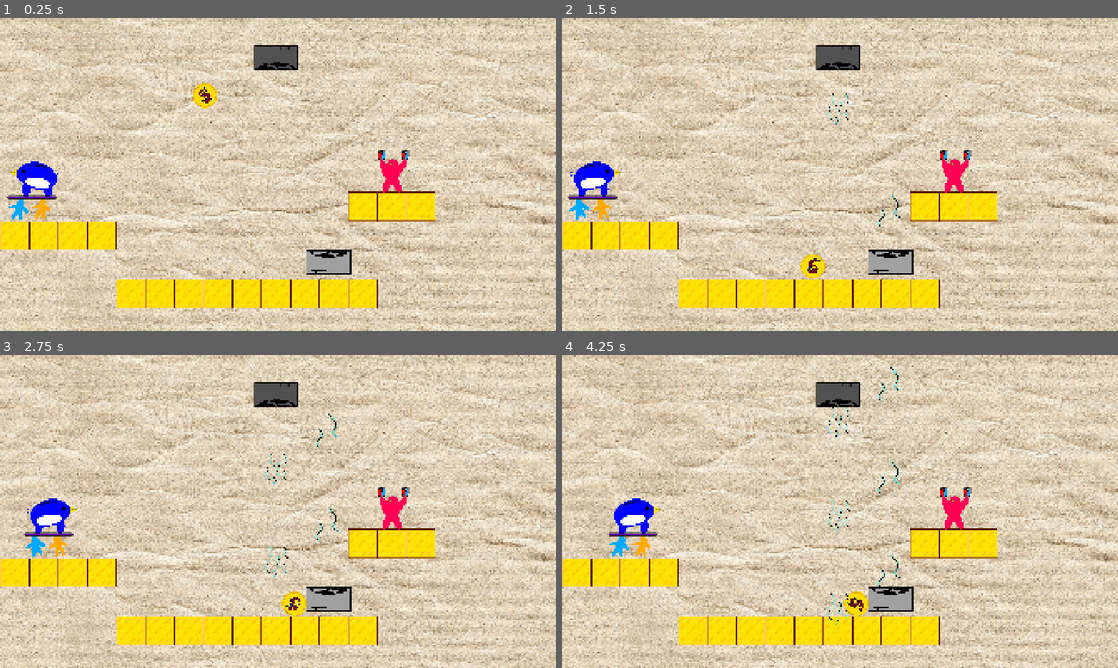
Above: before the commit, frames 1-4 (two rows, left to right).
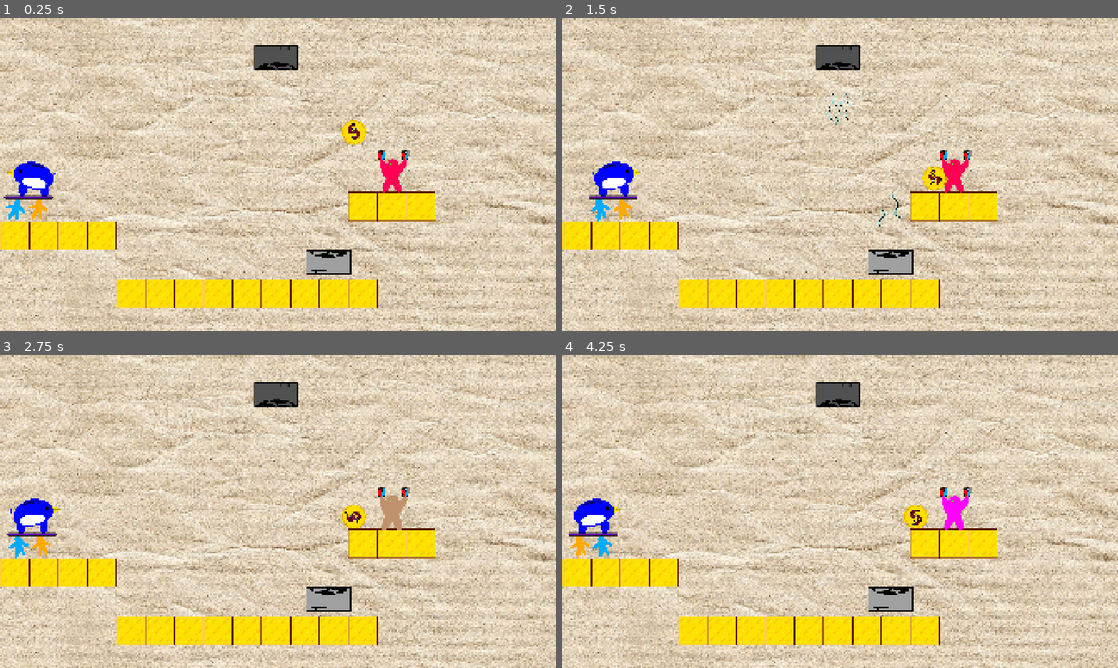
Above: after the commit, the same moments.

Repository: vempr/piggy-b
Game: Godot game, scene res://scenes/level.tscn
Two runs of this game, one before a commit and one after it. Both use one fixed random seed, a clock stepped at 60 frames per second and the inputs below.
Inputs (mouse positions are in pixels of both pictures, inside the frame that each line leads up to):
- Up to frame 1 (0.25 s): no input
- Up to frame 2 (1.5 s): tap Enter at 0.5 s; move the mouse to (962, 158) at 0.52 s; press the mouse at (962, 158) at 0.53 s; move the mouse to (728, 190) at 1.27 s; release the mouse at (728, 190) at 1.28 s; click (728, 190) at 1.35 s
- Up to frame 3 (2.75 s): move the mouse to (333, 442) at 2.02 s; press the mouse at (333, 442) at 2.03 s
- Up to frame 4 (4.25 s): move the mouse to (812, 574) at 2.77 s; release the mouse at (812, 574) at 2.78 s; click (812, 574) at 2.85 s; move the mouse to (1006, 558) at 3.52 s; press the mouse at (1006, 558) at 3.53 s

The runs differ from the first frame. In frame 1, 1.1% of the frame differs, in the area x 0-66%, y 20-65%; in frame 2, 1.8%; in frame 3, 2.4%; in frame 4, 3.1%, in the area x 1-74%, y 3-87%.

Commit message:
enemies: heidi and orpheus randomly spawn outside of viewport and slowly approach coin, coin touches enemy = dead

Diff:
--- a/project.godot
+++ b/project.godot
@@ -17,7 +17,6 @@
 
 [autoload]
 
-GameState="*res://scripts/game_state.gd"
 GLOBAL="*res://scripts/GLOBAL.gd"
 
 [display]
--- a/scenes/coin.tscn
+++ b/scenes/coin.tscn
@@ -10,8 +10,8 @@
 radius = 47.0
 
 [node name="Coin" type="RigidBody2D"]
-collision_layer = 3
-collision_mask = 2
+collision_layer = 19
+collision_mask = 18
 script = ExtResource("1_i64fm")
 
 [node name="Sprite2D" type="Sprite2D" parent="."]
--- /dev/null
+++ b/scenes/enemies/heidi.tscn
@@ -0,0 +1,60 @@
+[gd_scene load_steps=7 format=3 uid="uid://brsic78a0xobd"]
+
+[ext_resource type="Script" uid="uid://cabmi0wue5j3y" path="res://scripts/enemy.gd" id="1_soh2n"]
+[ext_resource type="Texture2D" uid="uid://ba6iuhh3vlvi5" path="res://assets/heidi.png" id="2_soh2n"]
+[ext_resource type="Texture2D" uid="uid://ymj66jwbwapm" path="res://assets/heidi-hit.png" id="3_7uk8w"]
+
+[sub_resource type="CapsuleShape2D" id="CapsuleShape2D_wtx0o"]
+radius = 269.608
+height = 1309.8
+
+[sub_resource type="RectangleShape2D" id="RectangleShape2D_wt2c8"]
+size = Vector2(155.888, 325.473)
+
+[sub_resource type="CircleShape2D" id="CircleShape2D_wt2c8"]
+radius = 272.029
+
+[node name="Heidi" type="RigidBody2D"]
+z_index = 5
+collision_layer = 0
+collision_mask = 0
+gravity_scale = 0.0
+script = ExtResource("1_soh2n")
+
+[node name="Sprite" type="Sprite2D" parent="."]
+position = Vector2(-811, 27.0001)
+scale = Vector2(0.8, 0.8)
+texture = ExtResource("2_soh2n")
+
+[node name="HitSprite" type="Sprite2D" parent="."]
+position = Vector2(-811, 27.0001)
+scale = Vector2(0.8, 0.8)
+texture = ExtResource("3_7uk8w")
+
+[node name="Area2D" type="Area2D" parent="."]
+collision_layer = 16
+collision_mask = 16
+
+[node name="CollisionShape2D" type="CollisionShape2D" parent="Area2D"]
+position = Vector2(-969, 29)
+rotation = 1.5708
+scale = Vector2(1.02, 1.02)
+shape = SubResource("CapsuleShape2D_wtx0o")
+
+[node name="CollisionShape2D2" type="CollisionShape2D" parent="Area2D"]
+position = Vector2(-183, -39.5029)
+rotation = 1.57079
+scale = Vector2(1.02, 1.02)
+shape = SubResource("RectangleShape2D_wt2c8")
+
+[node name="CollisionShape2D3" type="CollisionShape2D" parent="Area2D"]
+position = Vector2(-379, 0)
+shape = SubResource("CircleShape2D_wt2c8")
+
+[connection signal="body_entered" from="." to="." method="_on_body_entered"]
+[connection signal="body_shape_entered" from="." to="." method="_on_body_shape_entered"]
+[connection signal="mouse_entered" from="." to="." method="_on_mouse_entered"]
+[connection signal="mouse_exited" from="." to="." method="_on_mouse_exited"]
+[connection signal="body_entered" from="Area2D" to="." method="_on_area_2d_body_entered"]
+[connection signal="mouse_entered" from="Area2D" to="." method="_on_area_2d_mouse_entered"]
+[connection signal="mouse_exited" from="Area2D" to="." method="_on_area_2d_mouse_exited"]
--- /dev/null
+++ b/scenes/enemies/orpheus.tscn
@@ -0,0 +1,60 @@
+[gd_scene load_steps=7 format=3 uid="uid://c3meg45t5ej3j"]
+
+[ext_resource type="Script" uid="uid://cabmi0wue5j3y" path="res://scripts/enemy.gd" id="1_wt2c8"]
+[ext_resource type="Texture2D" uid="uid://d3ldye2hx1bv4" path="res://assets/orpheus.png" id="1_wtx0o"]
+[ext_resource type="Texture2D" uid="uid://d1jm8b8p0e5ue" path="res://assets/orpheus-hit.png" id="2_wt2c8"]
+
+[sub_resource type="CapsuleShape2D" id="CapsuleShape2D_wtx0o"]
+radius = 141.176
+height = 1309.8
+
+[sub_resource type="RectangleShape2D" id="RectangleShape2D_wt2c8"]
+size = Vector2(103.933, 334.377)
+
+[sub_resource type="CircleShape2D" id="CircleShape2D_wt2c8"]
+radius = 154.081
+
+[node name="Orpheus" type="RigidBody2D"]
+z_index = 5
+collision_layer = 0
+collision_mask = 0
+gravity_scale = 0.0
+script = ExtResource("1_wt2c8")
+
+[node name="Sprite" type="Sprite2D" parent="."]
+position = Vector2(-811, 27.0001)
+scale = Vector2(0.8, 0.8)
+texture = ExtResource("1_wtx0o")
+
+[node name="HitSprite" type="Sprite2D" parent="."]
+position = Vector2(-811, 27.0001)
+scale = Vector2(0.8, 0.8)
+texture = ExtResource("2_wt2c8")
+
+[node name="Area2D" type="Area2D" parent="."]
+collision_layer = 16
+collision_mask = 16
+
+[node name="CollisionShape2D" type="CollisionShape2D" parent="Area2D"]
+position = Vector2(-971, 99)
+rotation = 1.5708
+scale = Vector2(1.02, 1.02)
+shape = SubResource("CapsuleShape2D_wtx0o")
+
+[node name="CollisionShape2D2" type="CollisionShape2D" parent="Area2D"]
+position = Vector2(-193.125, 36.0963)
+rotation = 1.309
+scale = Vector2(1.02, 1.02)
+shape = SubResource("RectangleShape2D_wt2c8")
+
+[node name="CollisionShape2D3" type="CollisionShape2D" parent="Area2D"]
+position = Vector2(-491, 0)
+shape = SubResource("CircleShape2D_wt2c8")
+
+[connection signal="body_entered" from="." to="." method="_on_body_entered"]
+[connection signal="body_shape_entered" from="." to="." method="_on_body_shape_entered"]
+[connection signal="mouse_entered" from="." to="." method="_on_mouse_entered"]
+[connection signal="mouse_exited" from="." to="." method="_on_mouse_exited"]
+[connection signal="body_entered" from="Area2D" to="." method="_on_area_2d_body_entered"]
+[connection signal="mouse_entered" from="Area2D" to="." method="_on_area_2d_mouse_entered"]
+[connection signal="mouse_exited" from="Area2D" to="." method="_on_area_2d_mouse_exited"]
--- /dev/null
+++ b/scenes/enemy_path.tscn
@@ -0,0 +1,16 @@
+[gd_scene load_steps=3 format=3 uid="uid://cjogvstf7ciqt"]
+
+[ext_resource type="Script" uid="uid://bcaofn38cmdo6" path="res://scripts/enemy_path.gd" id="1_fw00r"]
+
+[sub_resource type="Curve2D" id="Curve2D_ov72x"]
+_data = {
+"points": PackedVector2Array(0, 0, 0, 0, 0, 0, 0, 0, 0, 0, 1923, 7, 0, 0, 0, 0, 1921, 1083, 0, 0, 0, 0, 3, 1077, 0, 0, 0, 0, 0, 0)
+}
+point_count = 5
+
+[node name="EnemyPath" type="Path2D"]
+curve = SubResource("Curve2D_ov72x")
+script = ExtResource("1_fw00r")
+
+[node name="EnemySpawnLocation" type="PathFollow2D" parent="."]
+rotation = 0.00364013
--- a/scenes/level.tscn
+++ b/scenes/level.tscn
@@ -1,12 +1,12 @@
 [gd_scene load_steps=14 format=4 uid="uid://wsuo0pfd0jie"]
 
 [ext_resource type="Script" uid="uid://6hfawulcybkl" path="res://scripts/level.gd" id="1_2q6dc"]
-[ext_resource type="Script" uid="uid://c071wrdu0mwc8" path="res://scripts/game_state.gd" id="2_klq6b"]
+[ext_resource type="PackedScene" uid="uid://cjogvstf7ciqt" path="res://scenes/enemy_path.tscn" id="2_t1rx8"]
 [ext_resource type="Texture2D" uid="uid://bqiqtlrm1di2a" path="res://assets/old-paper-background.jpg" id="2_w7c3h"]
 [ext_resource type="Texture2D" uid="uid://b1xgfqi5j3vkn" path="res://assets/block.jpg" id="3_w8frs"]
 [ext_resource type="PackedScene" uid="uid://70cb1sp8lvt1" path="res://scenes/coin.tscn" id="4_mx8sn"]
 [ext_resource type="PackedScene" uid="uid://be0pr8bew7oe2" path="res://scenes/slingshot.tscn" id="4_ppgk2"]
-[ext_resource type="PackedScene" uid="uid://bjcmhq4iqq783" path="res://scenes/magnet_meeple.tscn" id="6_2r41h"]
+[ext_resource type="PackedScene" uid="uid://bjcmhq4iqq783" path="res://scenes/enemies/magnet_meeple.tscn" id="6_2r41h"]
 [ext_resource type="PackedScene" uid="uid://db5qjrcbb2u16" path="res://scenes/fan.tscn" id="8_b121j"]
 [ext_resource type="PackedScene" uid="uid://ctpc3piplhpx" path="res://scenes/strong_fan.tscn" id="9_8c41q"]
 [ext_resource type="PackedScene" uid="uid://bsmkod3vb4b6" path="res://scenes/meeples_piggy.tscn" id="10_olg7q"]
@@ -29,8 +29,12 @@
 [node name="Level" type="Node2D"]
 script = ExtResource("1_2q6dc")
 
-[node name="GameState" type="Node" parent="."]
-script = ExtResource("2_klq6b")
+[node name="EnemyPath" parent="." instance=ExtResource("2_t1rx8")]
+
+[node name="EnemySpawnTimer" type="Timer" parent="EnemyPath"]
+wait_time = 8.0
+one_shot = true
+autostart = true
 
 [node name="Background" type="Sprite2D" parent="."]
 position = Vector2(960, 540)
@@ -73,7 +77,7 @@
 end_cap_mode = 2
 
 [node name="Coin" parent="." instance=ExtResource("4_mx8sn")]
-position = Vector2(707, 238)
+position = Vector2(1221, 372)
 
 [node name="MagnetMeeple" parent="." instance=ExtResource("6_2r41h")]
 position = Vector2(1354, 517)
@@ -89,4 +93,5 @@
 [node name="MeeplesPiggy" parent="." instance=ExtResource("10_olg7q")]
 position = Vector2(131, 562)
 
+[connection signal="timeout" from="EnemyPath/EnemySpawnTimer" to="EnemyPath" method="_on_enemy_spawn_timer_timeout"]
 [connection signal="body_entered" from="Void" to="." method="_on_void_body_entered"]
--- a/scenes/meeple.tscn
+++ b/scenes/meeple.tscn
@@ -57,7 +57,7 @@
 [node name="Sprite1" type="AnimatedSprite2D" parent="."]
 sprite_frames = SubResource("SpriteFrames_ii7t5")
 autoplay = "default"
-frame_progress = 0.0243358
+frame_progress = 0.0688056
 
 [node name="Sprite2" type="AnimatedSprite2D" parent="."]
 visible = false
--- a/scenes/strong_fan.tscn
+++ b/scenes/strong_fan.tscn
@@ -1,7 +1,7 @@
 [gd_scene load_steps=3 format=3 uid="uid://ctpc3piplhpx"]
 
 [ext_resource type="PackedScene" uid="uid://db5qjrcbb2u16" path="res://scenes/fan.tscn" id="1_coxo2"]
-[ext_resource type="Script" uid="uid://cwe5tdfmerwic" path="res://scenes/strong_fan.gd" id="2_xoqbk"]
+[ext_resource type="Script" uid="uid://cwe5tdfmerwic" path="res://scripts/strong_fan.gd" id="2_xoqbk"]
 
 [node name="StrongFan" instance=ExtResource("1_coxo2")]
 script = ExtResource("2_xoqbk")
--- a/scripts/GLOBAL.gd
+++ b/scripts/GLOBAL.gd
@@ -1,3 +1,4 @@
 extends Node
 
 var deaths = 0
+var coin_trapped = false
--- a/scripts/coin.gd
+++ b/scripts/coin.gd
@@ -5,14 +5,13 @@
 
 
 func _ready() -> void:
-	freeze_mode = FREEZE_MODE_KINEMATIC
+	gravity_scale = 1.0
 	rotation = randf() * 360
 
 
 func _physics_process(_delta: float) -> void:
-	if GameState.coin_trapped == true:
+	if GLOBAL.coin_trapped == true:
 		linear_velocity = Vector2.ZERO
-		freeze_mode = FREEZE_MODE_STATIC
 		return
 
 	if dir != Vector2.ZERO && colliding_bodies != 0:
--- /dev/null
+++ b/scripts/enemy.gd
@@ -0,0 +1,46 @@
+extends RigidBody2D
+
+var mouse_is_in_area = false
+var health = 5
+var tween: Tween
+
+@onready var coin = get_parent().get_parent().get_node("Coin")
+
+
+func _ready() -> void:
+	$HitSprite.modulate.a = 0.0
+
+
+func _process(_delta: float) -> void:
+	if Input.is_action_just_pressed("click") && mouse_is_in_area == true:
+		health -= 1
+		if health == 0:
+			queue_free()
+
+		$HitSprite.modulate.a = 1.0
+		if tween and tween.is_running():
+			tween.kill()
+
+		tween = create_tween()
+		tween.tween_property($HitSprite, "modulate:a", 0.0, 0.3)
+
+
+func _on_area_2d_body_entered(body: Node2D) -> void:
+	GLOBAL.deaths += 1
+	linear_velocity = Vector2.ZERO
+
+	GLOBAL.coin_trapped = true
+	coin.gravity_scale = 0.0
+	await get_tree().create_timer(0.4).timeout
+	coin.gravity_scale = 1.0
+	GLOBAL.coin_trapped = false
+
+	get_tree().reload_current_scene()
+
+
+func _on_area_2d_mouse_entered() -> void:
+	mouse_is_in_area = true
+
+
+func _on_area_2d_mouse_exited() -> void:
+	mouse_is_in_area = false
--- /dev/null
+++ b/scripts/enemy_path.gd
@@ -0,0 +1,33 @@
+extends Path2D
+
+@onready var orpheus_scene = preload("res://scenes/enemies/orpheus.tscn")
+@onready var heidi_scene = preload("res://scenes/enemies/heidi.tscn")
+@onready var coin = get_parent().get_node("Coin")
+
+
+func _ready() -> void:
+	$EnemySpawnTimer.start(randf() * 7 + 10)
+
+func _on_enemy_spawn_timer_timeout() -> void:
+	var enemy
+	var speed
+
+	match randi_range(0, 1):
+		0:
+			enemy = orpheus_scene.instantiate()
+			speed = randf_range(150.0, 250.0)
+		1:
+			enemy = heidi_scene.instantiate()
+			speed = randf_range(250.0, 300.0)
+
+	var enemy_spawn_location = $EnemySpawnLocation
+	enemy_spawn_location.progress_ratio = randf()
+	enemy.position = enemy_spawn_location.position
+
+	enemy.look_at(coin.global_position)
+
+	var direction = (coin.global_position - enemy.global_position).normalized()
+	enemy.linear_velocity = direction * speed
+
+	add_child(enemy)
+	$EnemySpawnTimer.start(randf() * 7 + 10)
--- a/scripts/game_state.gd
+++ /dev/null
@@ -1,6 +0,0 @@
-extends Node
-
-var coin_trapped = false
-
-func _ready() -> void:
-	coin_trapped = false
--- a/scripts/magnet_meeple.gd
+++ b/scripts/magnet_meeple.gd
@@ -12,12 +12,10 @@
 func _on_killzone_body_entered(_body: Node2D) -> void:
 	GLOBAL.deaths += 1
 
-	GameState.coin_trapped = true
-	Engine.time_scale = 0.1
-
-	await get_tree().create_timer(0.05).timeout
-
-	GameState.coin_trapped = false
-	Engine.time_scale = 1.0
+	GLOBAL.coin_trapped = true
+	coin.gravity_scale = 0.0
+	await get_tree().create_timer(0.5).timeout
+	coin.gravity_scale = 1.0
+	GLOBAL.coin_trapped = false
 
 	get_tree().reload_current_scene()
--- a/scripts/meeples_piggy.gd
+++ b/scripts/meeples_piggy.gd
@@ -4,7 +4,7 @@
 var direction = 1
 
 
-func _process(delta: float) -> void:
+func _physics_process(delta: float) -> void:
 	if $RayCastBottomRight.is_colliding() == false:
 		$Piggy/Sprite2D.flip_h = true
 		direction = -1
Renamed: scenes/magnet_meeple.tscn -> scenes/enemies/magnet_meeple.tscn
Not shown, added: scripts/enemy.gd.uid
Not shown, added: scripts/enemy_path.gd.uid
Not shown, removed: scripts/game_state.gd.uid
Renamed: scenes/strong_fan.gd -> scripts/strong_fan.gd
Renamed: scenes/strong_fan.gd.uid -> scripts/strong_fan.gd.uid
